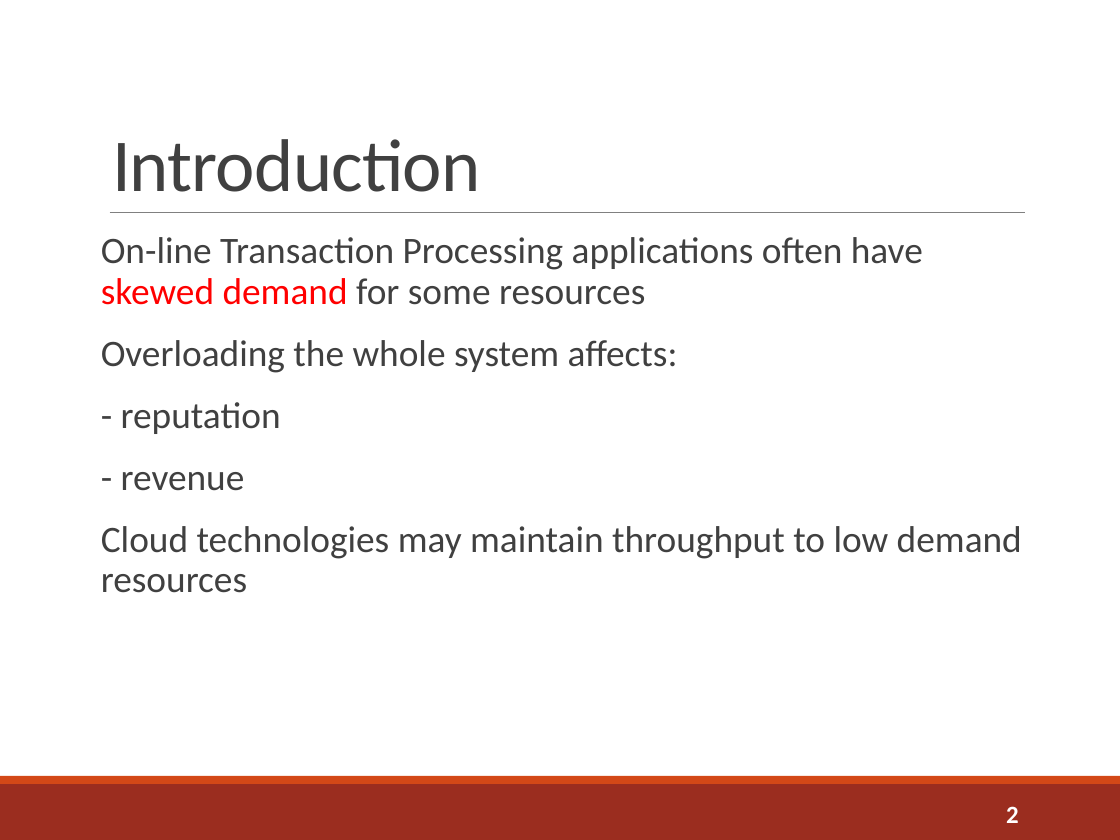
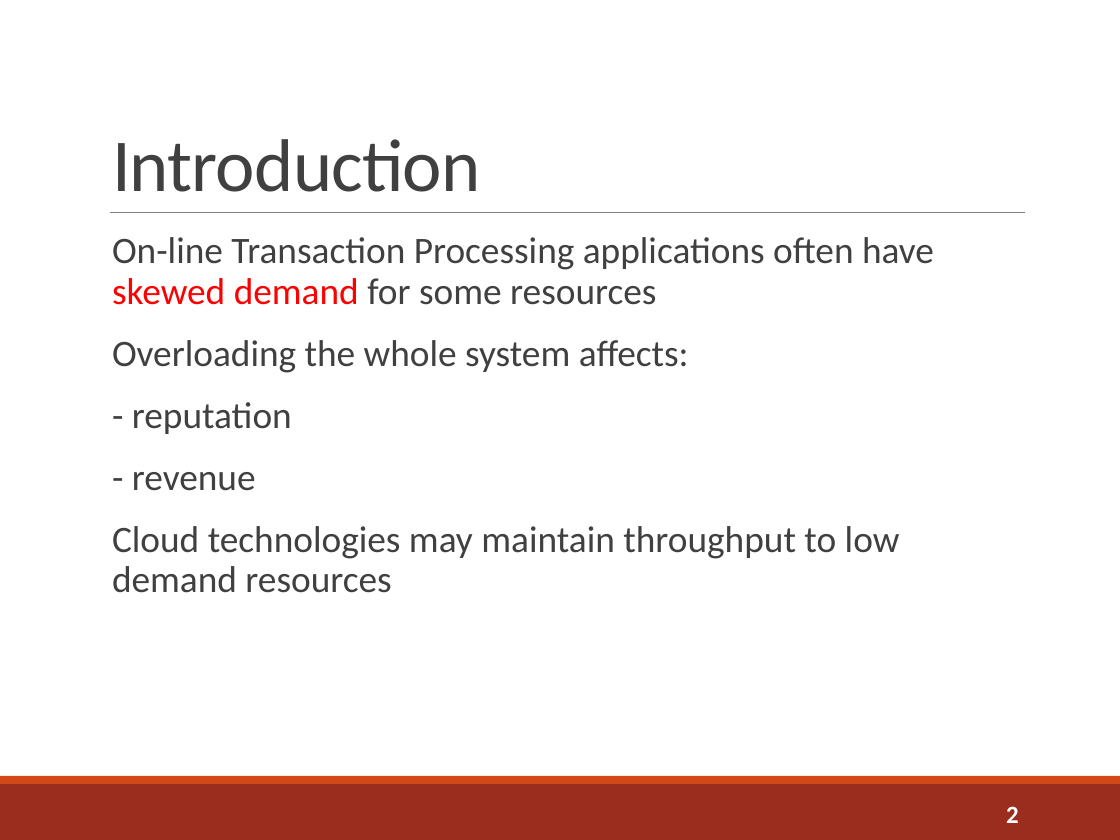
Before and after one commit to sshephard2/skewed-modelling, a slide deck: slide 2 of Presentation/Performance modelling of skewed demand in complex systems.pptx. Drawn at 1120x840 pixels with LibreOffice and Linux fonts; fonts in the diff are those of the drawing. Boxes give left, top, right and bottom in pixels: in the first picture for what was removed or moved away, otherwise in the second. Text is boxed around its words. In the diff, an @@ line names an element or a change of style, - is before the commit and + after.

```diff
--- a/Presentation/Performance modelling of skewed demand in complex systems.pptx
+++ b/Presentation/Performance modelling of skewed demand in complex systems.pptx
@@ text "On-line Transaction Processing applications often ..." at (112,237,934,593): bullet none to   @@
```
Also in this commit, not shown: 5 other slides changed, 5 slides added, 5 slides removed, 2 other files.
